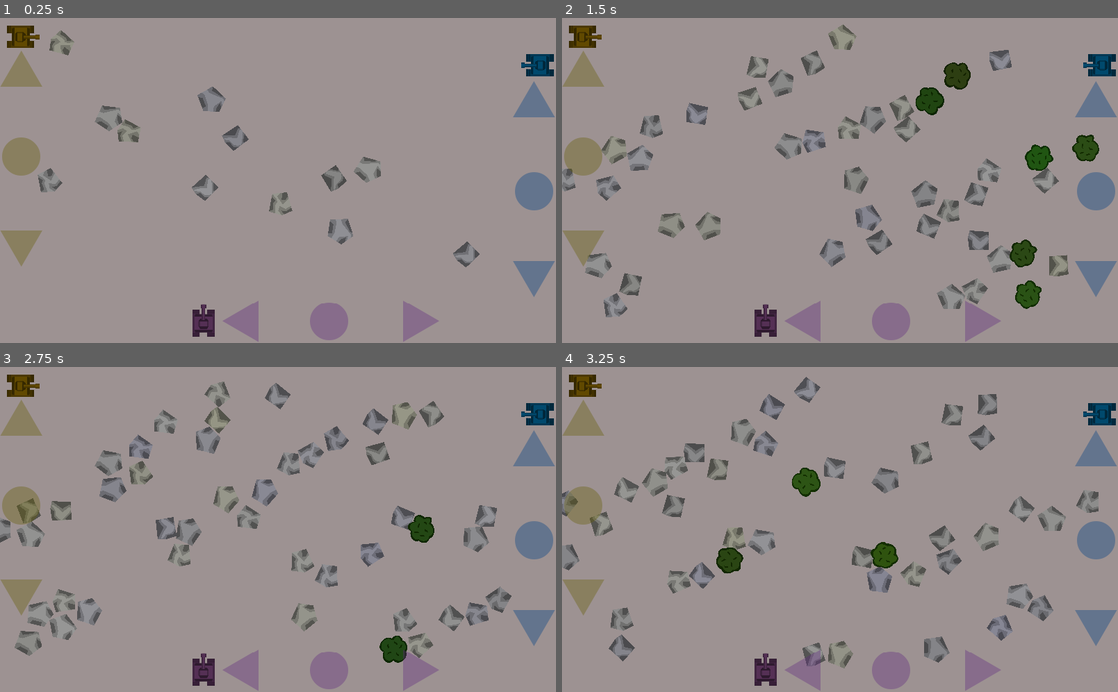
Above: before the commit, frames 1-4 (two rows, left to right).
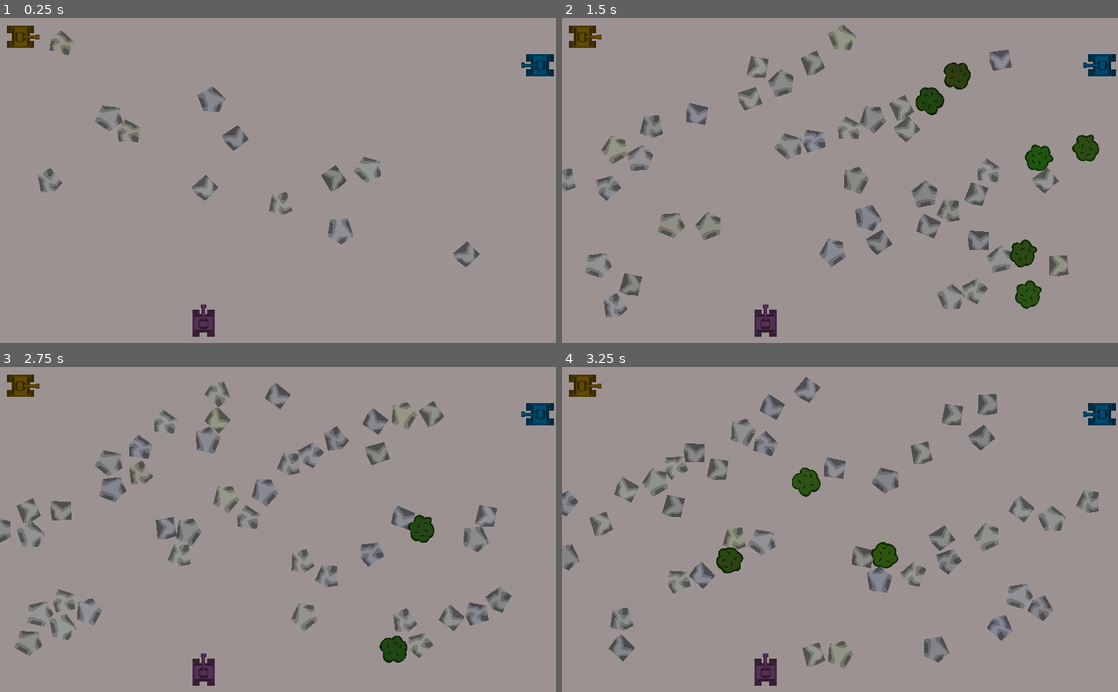
Above: after the commit, the same moments.

Repository: lbovet/zimboom
Game: Godot game, scene res://Game.tscn
Two runs of this game, one before a commit and one after it. Both use one fixed random seed, a clock stepped at 60 frames per second and the inputs below.
Inputs:
- Up to frame 1 (0.25 s): no input
- Up to frame 2 (1.5 s): tap Enter at 0.5 s; tap Escape (reset) at 1.25 s
- Up to frame 3 (2.75 s): tap Escape (reset) at 2 s
- Up to frame 4 (3.25 s): tap Escape (reset) at 2.75 s

The runs differ from the first frame. In frame 1, 4.4% of the frame differs, in the area x 0-100%, y 10-100%; in frame 2, 4.4%; in frame 3, 4.4%; in frame 4, 4.4%.

Commit message:
feat: hide controls on non-touch devices

Diff:
--- a/Game.gd
+++ b/Game.gd
@@ -10,6 +10,8 @@
 			c.queue_free()
 	node.show()
 	$GameOver.hide()
+	if not OS.has_touchscreen_ui_hint():
+		$Controls.queue_free()
 
 func _process(delta):
 	if Input.is_action_just_pressed("reset"):
@@ -29,6 +31,8 @@
 		$GameOver.show()
 
 func _on_Field_tank_removed(tank):
+	if $Controls == null:
+		return
 	if(tank == 1):
 		$Controls/Controls1.queue_free()
 	if(tank == 2):
--- a/Game.tscn
+++ b/Game.tscn
@@ -19,11 +19,11 @@
 z_index = -3
 
 [node name="ColorRect" type="ColorRect" parent="Node2D"]
-margin_left = -5.6123
-margin_top = -5.61231
-margin_right = 34.3877
-margin_bottom = 34.3877
-rect_scale = Vector2( 25.9835, 15.3862 )
+margin_left = -60.3407
+margin_top = -60.3407
+margin_right = -20.3407
+margin_bottom = -20.3407
+rect_scale = Vector2( 28.963, 18.1261 )
 color = Color( 0.619608, 0.576471, 0.576471, 1 )
 __meta__ = {
 "_edit_use_anchors_": false
--- a/Tank.gd
+++ b/Tank.gd
@@ -182,3 +182,7 @@
 func _on_TankButton_pressed():
 	if virgin:
 		die()
+
+func _on_MouseButton_pressed():
+	if virgin:
+		die()
--- a/Tank.tscn
+++ b/Tank.tscn
@@ -147,8 +147,19 @@
 scale = Vector2( 3.27957, 3.6002 )
 shape = SubResource( 3 )
 
+[node name="MouseButton" type="Button" parent="."]
+modulate = Color( 1, 1, 1, 0 )
+margin_left = -21.3315
+margin_top = -25.832
+margin_right = 23.6685
+margin_bottom = 21.168
+rect_scale = Vector2( 0.939053, 1.05825 )
+__meta__ = {
+"_edit_use_anchors_": false
+}
+
+[connection signal="timeout" from="Muzzle/MuzzleFire/Timer" to="Muzzle/MuzzleFire/Timer" method="_on_Timer_timeout"]
 [connection signal="timeout" from="Muzzle/MuzzleFire/Timer" to="." method="_on_Timer_timeout"]
-[connection signal="timeout" from="Muzzle/MuzzleFire/Timer" to="Muzzle/MuzzleFire/Timer" method="_on_Timer_timeout"]
 [connection signal="timeout" from="LoadTimer" to="." method="_on_LoadTimer_timeout"]
 [connection signal="timeout" from="Life/Fade" to="." method="_on_Fade_timeout"]
 [connection signal="timeout" from="Label/Hide" to="." method="_on_Hide_timeout"]
@@ -156,3 +167,4 @@
 [connection signal="timeout" from="Camera2D/FocusTimer" to="." method="_on_FocusTimer_timeout"]
 [connection signal="timeout" from="InitTimer" to="." method="_on_InitTimer_timeout"]
 [connection signal="pressed" from="Button" to="." method="_on_TankButton_pressed"]
+[connection signal="pressed" from="MouseButton" to="." method="_on_MouseButton_pressed"]
--- a/project.godot
+++ b/project.godot
@@ -80,7 +80,7 @@
 
 [input_devices]
 
-pointing/emulate_touch_from_mouse=true
+pointing/emulate_mouse_from_touch=false
 
 [physics]
 
Not shown, changed: .gitignore
Not shown, changed: README.md
